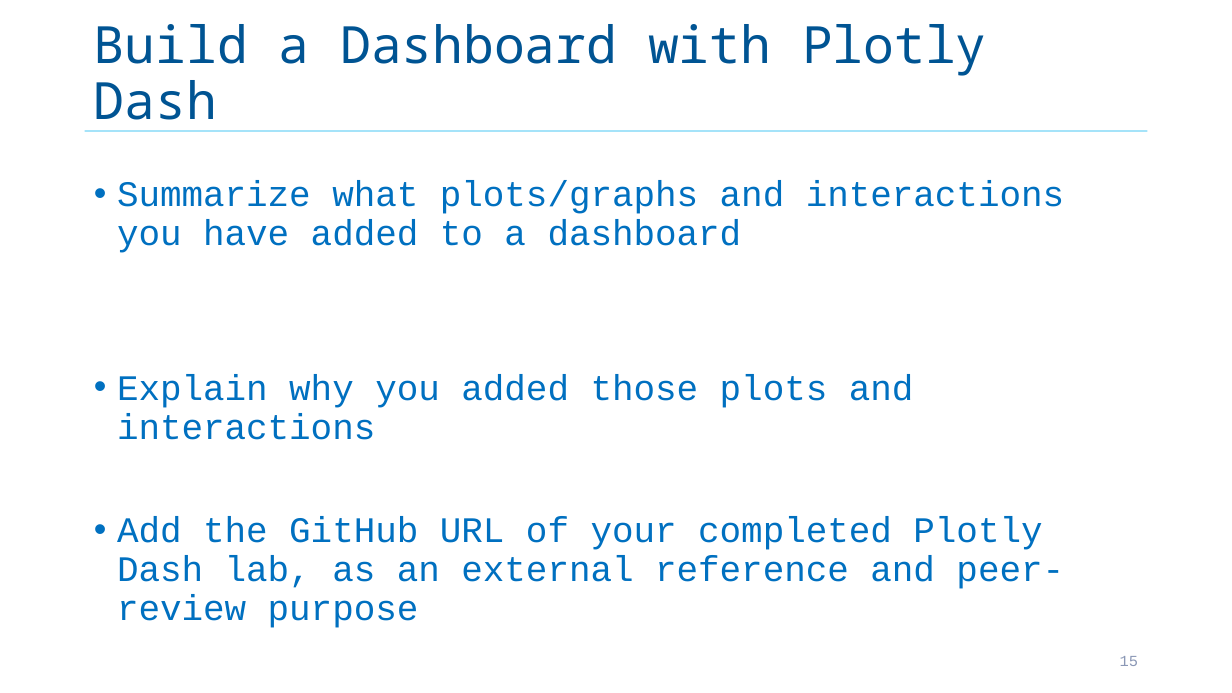
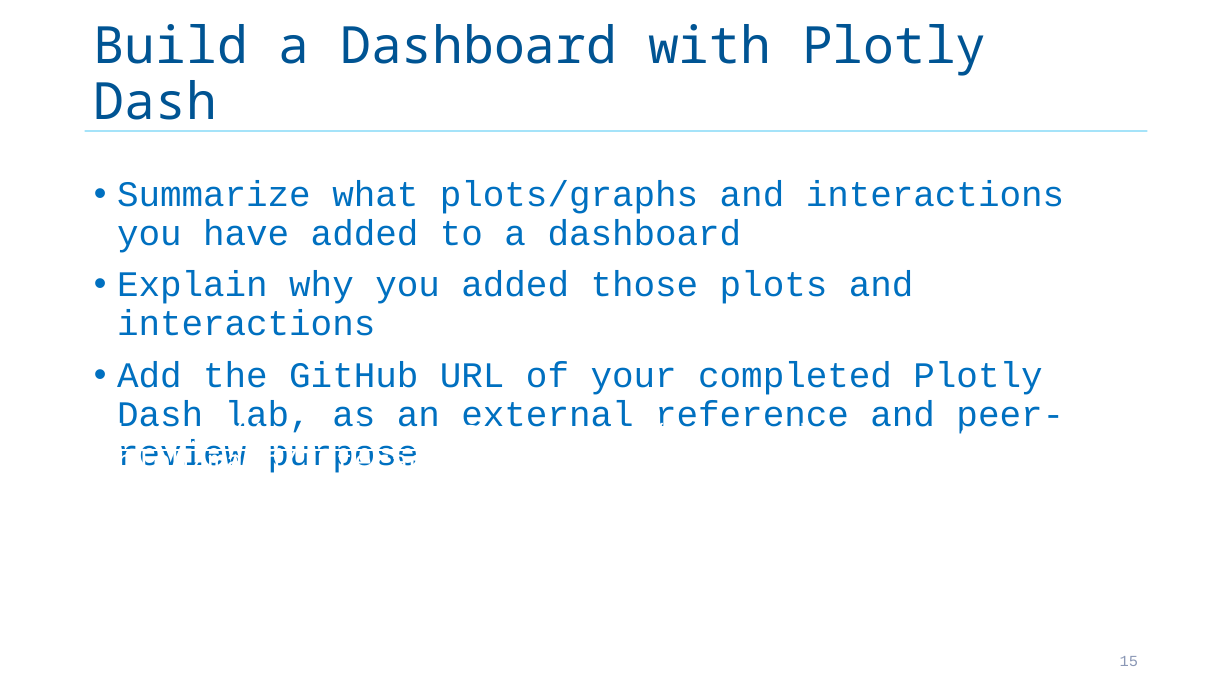
Before and after one commit to DaniArroyo/Data-Science-Capstone, a slide deck: slide 15 of Capstone-Final.pptx. Drawn at 1232x693 pixels with LibreOffice and Linux fonts; fonts in the diff are those of the drawing. Boxes give left, top, right and bottom in pixels: in the first picture for what was removed or moved away, otherwise in the second. Text is boxed around its words. In the diff, an @@ line names an element or a change of style, - is before the commit and + after.

Commit message:
Capstone Final

```diff
--- a/Capstone-Final.pptx
+++ b/Capstone-Final.pptx
@@ text "Summarize what plots/graphs and interactions ..." rewrapped from bbox=[117, 181, 1064, 628] to bbox=[117, 181, 1064, 434] @@
@@ text added at bbox=[116, 423, 1068, 473], 23.8 pt, text #FFFFFF, underline @@
+https://github.com/DaniArroyo/Data-Science-Capstone/blob/main/Interactive%20Dashboard.py
```
Also in this commit, not shown: 7 other slides changed.
